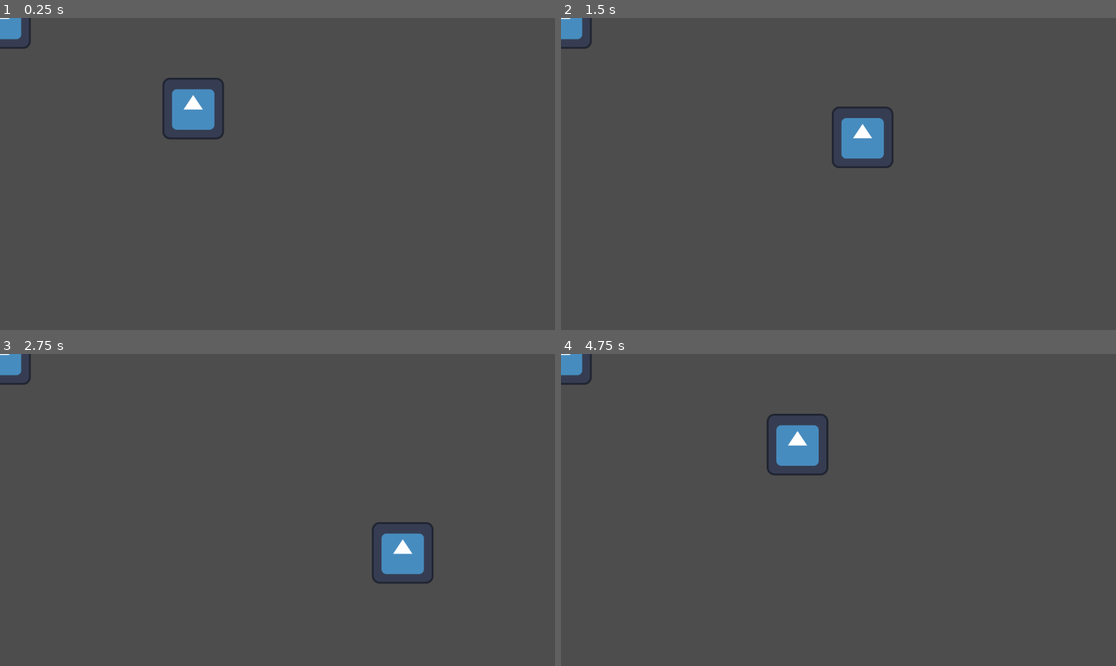
Above: before the commit, frames 1-4 (two rows, left to right).
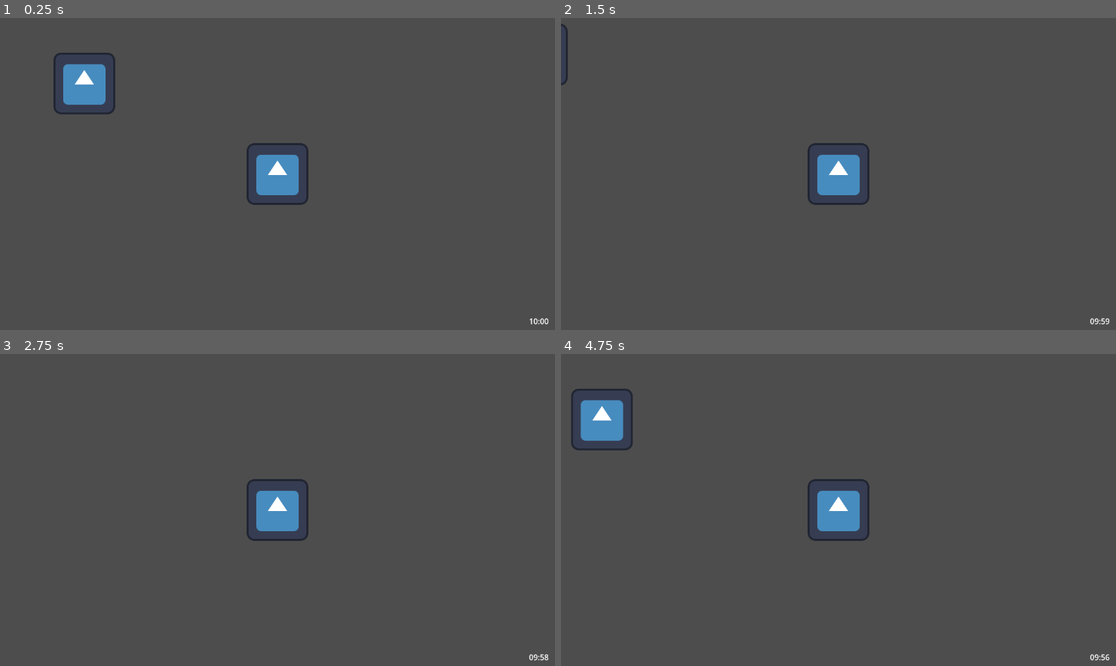
Above: after the commit, the same moments.

Repository: jphulse/591_escape_room
Game: Godot game, scene res://main/main.tscn
Same seed, same stepped clock (60 frames per second), same inputs: the game is played once before the commit and once after it. The engine's default icon, where the game draws it, is replaced by a stand-in: a white triangle on a blue panel in a dark square.
Inputs (mouse positions are in pixels of both pictures, inside the frame that each line leads up to):
- Up to frame 1 (0.25 s): no input
- Up to frame 2 (1.5 s): tap Enter at 0.5 s; move the mouse to (960, 158) at 0.52 s; hold D (move_right) 0.53-1.28 s; tap E (interact) at 0.6, 1.35 s; move the mouse to (727, 189) at 1.27 s; hold S (move_down) from 1.28 s (still down)
- Up to frame 3 (2.75 s): move the mouse to (333, 441) at 2.02 s; release S (move_down) at 2.03 s; hold D (move_right) from 2.03 s (still down); tap E (interact) at 2.1 s
- Up to frame 4 (4.75 s): move the mouse to (810, 572) at 2.77 s; release D (move_right) at 2.78 s; hold W (move_up) 2.78-3.53 s; tap E (interact) at 2.85, 3.6, 4.35 s; move the mouse to (1005, 556) at 3.52 s; hold A (move_left) from 3.53 s (still down); move the mouse to (672, 463) at 4.27 s

The runs differ from the first frame. In frame 1, 4.2% of the frame differs, in the area x 0-99%, y 0-99%; in frame 2, 2.8%; in frame 3, 2.9%; in frame 4, 4.2%.

Commit message:
Added camera to player and visible timer to main

Diff:
--- a/escape-room/main/main.gd
+++ b/escape-room/main/main.gd
@@ -1,10 +1,17 @@
 class_name Main extends Node2D
 
+@export var total_time := 600
+
 @onready var puzzle_manager : PuzzleUI = $CanvasLayer/PuzzleUi
+@onready var time_label : Label = %TimeClock
 
+
+func update_time_label() -> void:
+	@warning_ignore("integer_division")
+	time_label.text = "%02d:%02d" % [total_time / 60, total_time % 60]
 # Called when the node enters the scene tree for the first time.
 func _ready() -> void:
-	pass # Replace with function body.
+	update_time_label()
 
 
 # Called every frame. 'delta' is the elapsed time since the previous frame.
@@ -14,3 +21,8 @@
 
 func _on_interaction(puzzle_scene: PackedScene, caller: Interactable) -> void:
 	puzzle_manager.open_puzzle(puzzle_scene, caller)
+
+
+func _on_countdown_timer_timeout() -> void:
+	total_time -= 1
+	update_time_label()
--- a/escape-room/main/main.tscn
+++ b/escape-room/main/main.tscn
@@ -22,4 +22,26 @@
 [node name="PuzzleUi" parent="CanvasLayer" unique_id=261160131 instance=ExtResource("3_xwkvk")]
 visible = false
 
+[node name="WorldUI" type="Control" parent="CanvasLayer" unique_id=146645376]
+layout_mode = 3
+anchors_preset = 0
+offset_right = 1148.0
+offset_bottom = 644.0
+
+[node name="TimeClock" type="Label" parent="CanvasLayer/WorldUI" unique_id=1195528305]
+unique_name_in_owner = true
+layout_mode = 0
+offset_left = 1098.0
+offset_top = 618.0
+offset_right = 1138.0
+offset_bottom = 641.0
+
+[node name="AlwaysActive" type="Node" parent="." unique_id=2124439931]
+process_mode = 3
+editor_description = "The children of this node are active during pause mode or unpaused"
+
+[node name="CountdownTimer" type="Timer" parent="AlwaysActive" unique_id=69641188]
+autostart = true
+
 [connection signal="interact" from="World/TestInteractable" to="." method="_on_interaction"]
+[connection signal="timeout" from="AlwaysActive/CountdownTimer" to="." method="_on_countdown_timer_timeout"]
--- a/escape-room/player/player.tscn
+++ b/escape-room/player/player.tscn
@@ -15,3 +15,5 @@
 
 [node name="Sprite2D" type="Sprite2D" parent="." unique_id=778345266]
 texture = ExtResource("1_oul6g")
+
+[node name="Camera2D" type="Camera2D" parent="." unique_id=1160494178]
--- a/escape-room/puzzles/microgames/rythym/rythym_microgame.gd
+++ b/escape-room/puzzles/microgames/rythym/rythym_microgame.gd
@@ -11,13 +11,20 @@
 @onready var spawn_timer : Timer = $SpawnTimer
 @onready var left_ednpoint : Marker2D = $Markers/LeftMarker
 @onready var right_endpoint : Marker2D = $Markers/RightMarker
+@onready var score_label : Label = %ScoreTracker
 
 var score : int = 0
 var lanes : Array[RythymLane] = []
 var seconds_per_beat : float
 
+const score_label_format : String = "%02d / %02d"
+
+func update_score_label() -> void:
+	score_label.text = score_label_format % [score, required_score]
+
 func give_score(amount : int)-> void:
 	score += amount
+	update_score_label()
 	print("SCORE is %d" % score)
 	if score >= required_score:
 		solve()
@@ -25,6 +32,7 @@
 # Called when the node enters the scene tree for the first time.
 func _ready() -> void:
 	super._ready()
+	update_score_label()
 	right_endpoint.position.x = SubviewportInfo.viewport_dimensions.x - left_ednpoint.position.x
 	assert(len(input_actions) >= 1, "Did not set any input actions for this scene, set these in inspector")
 	var delta := (right_endpoint.position.x - left_ednpoint.position.x) / (len(input_actions) + 1)
--- a/escape-room/puzzles/microgames/rythym/rythym_microgame.tscn
+++ b/escape-room/puzzles/microgames/rythym/rythym_microgame.tscn
@@ -48,6 +48,20 @@
 [node name="RightMarker" type="Marker2D" parent="Markers" unique_id=132779989]
 position = Vector2(1112, 0)
 
+[node name="CanvasLayer" type="CanvasLayer" parent="." unique_id=1808718259]
+
+[node name="Control" type="Control" parent="CanvasLayer" unique_id=2011332057]
+layout_mode = 3
+anchors_preset = 0
+offset_right = 150.0
+offset_bottom = 33.0
+
+[node name="ScoreTracker" type="Label" parent="CanvasLayer/Control" unique_id=1151262218]
+unique_name_in_owner = true
+layout_mode = 0
+offset_right = 40.0
+offset_bottom = 23.0
+
 [connection signal="area_entered" from="Area2D" to="." method="_on_area_2d_area_entered"]
 [connection signal="area_exited" from="Area2D" to="." method="_on_area_2d_area_exited"]
 [connection signal="area_entered" from="DeathBarrier" to="." method="_on_death_barrier_area_entered"]
